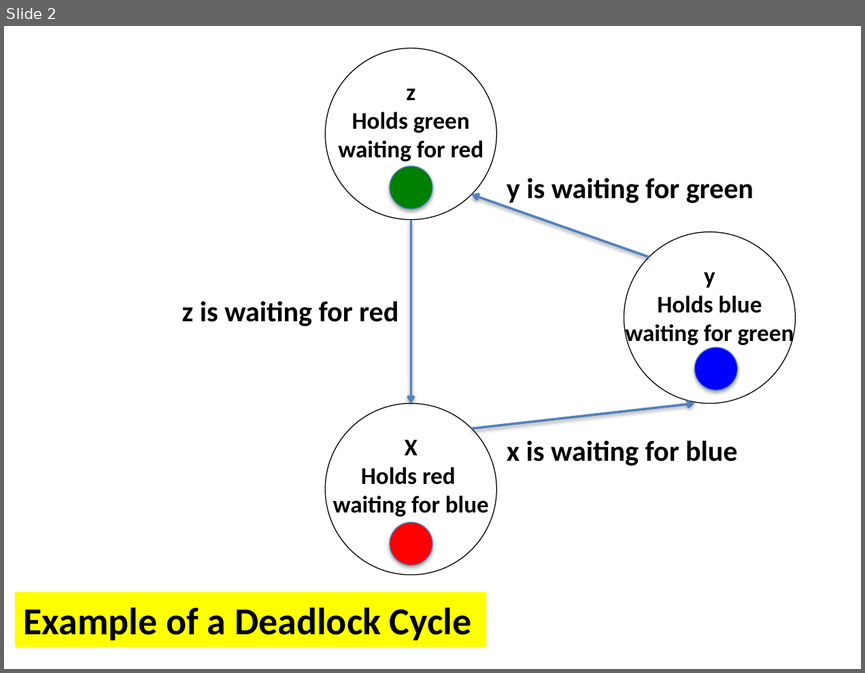
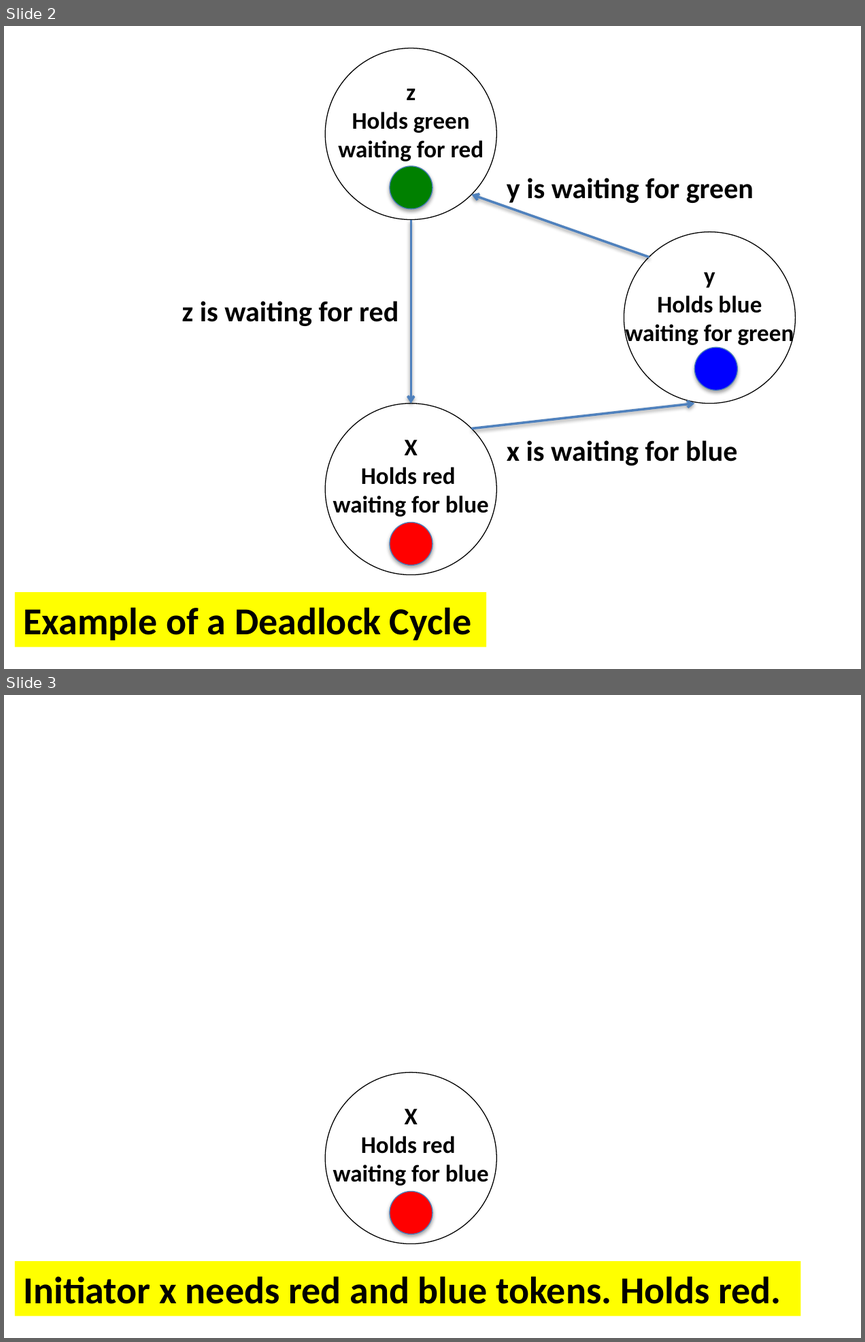
Before and after one commit to kmchandy/kmchandy.github.io, a slide deck: DeadlockDetection_And/DeadlockDetectionAnd.pptx. Shown one above the other, each under a label of ours: slide 2 before the commit, slides 2 and 3 after it. The pictures are 865x673 and 865x1342 pixels, drawn with LibreOffice and Linux fonts; fonts in the diff are those of the drawing. Boxes give left, top, right and bottom in pixels: in the first picture for what was removed or moved away, otherwise in the second. Text is boxed around its words. In the diff, an @@ line names an element or a change of style, - is before the commit and + after.

```diff
--- a/DeadlockDetection_And/DeadlockDetectionAnd.pptx
+++ b/DeadlockDetection_And/DeadlockDetectionAnd.pptx
@@ slide 3 added at [4, 695, 861, 1338], background #FFFFFF @@
@@ ellipse added at [325, 1072, 496, 1243], outline #000000 0.75 pt, 20 pt, text #000000, bold @@
+X
+Holds red
+waiting for blue
@@ ellipse added at [390, 1191, 432, 1234], fill #FF0000, outline #4B7EBC 0.75 pt @@
@@ rectangle added at [15, 1261, 801, 1315], fill #FFFF00, 32 pt, text #000000, bold @@
+Initiator x needs red and blue tokens. Holds red.
```
Also in this commit, not shown: 5 other slides added, 7 other files.
